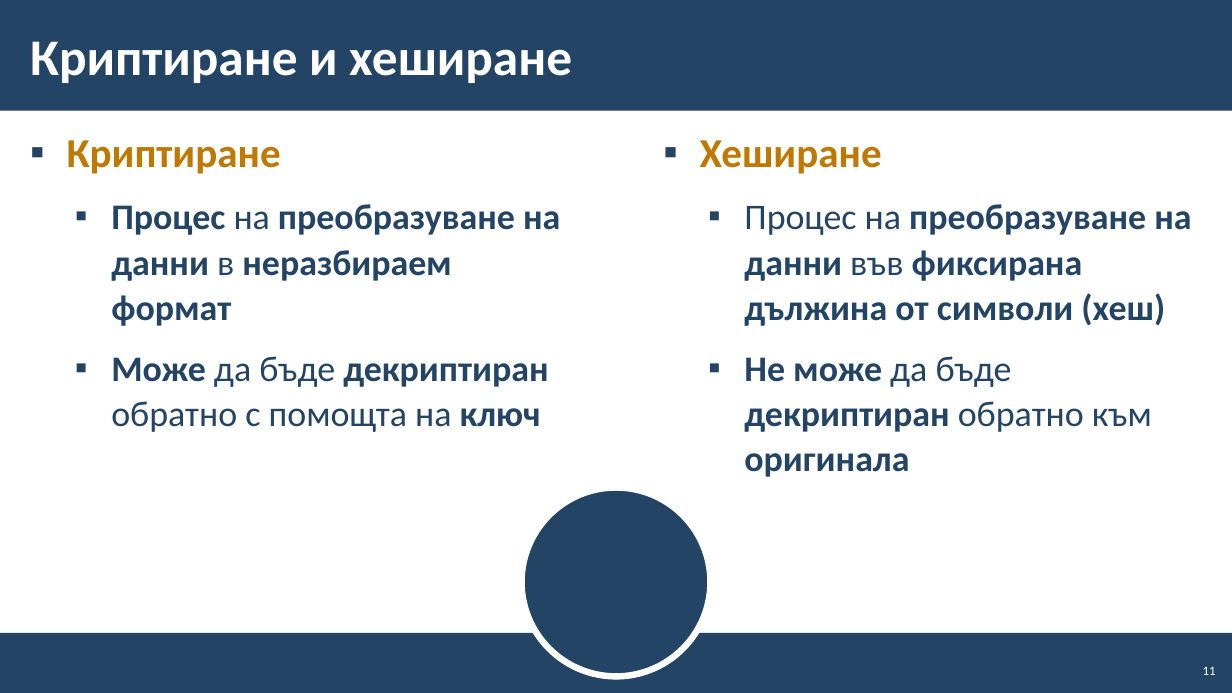
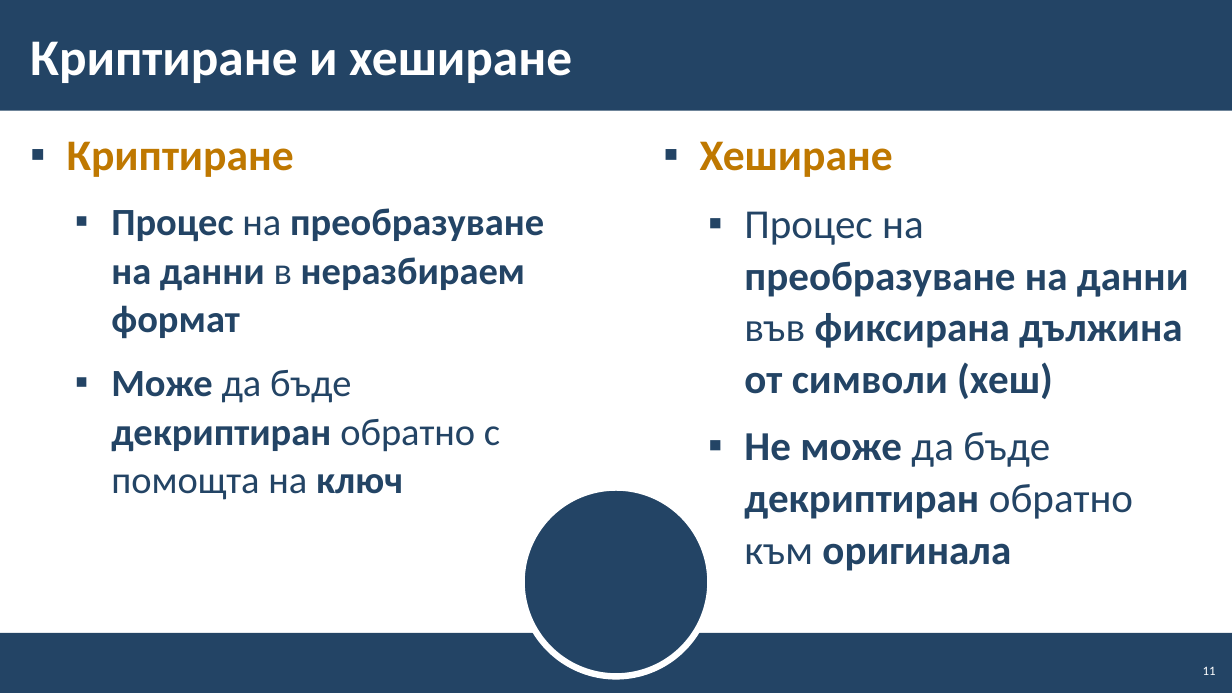
Before and after one commit to BG-IT-Edu/School-Programming, a slide deck: slide 11 of Courses/Software-Sciences/Module-4-Information-Systems-New/12-Implementation-of-Information-System/12-Implementation-of-Information-System-First-Part.pptx. Drawn at 1232x693 pixels with LibreOffice and Linux fonts; fonts in the diff are those of the drawing; background and template pictures are left out. Boxes give left, top, right and bottom in pixels: in the first picture for what was removed or moved away, otherwise in the second. Text is boxed around its words. In the diff, an @@ line names an element or a change of style, - is before the commit and + after.

```diff
--- a/Courses/Software-Sciences/Module-4-Information-Systems-New/12-Implementation-of-Information-System/12-Implementation-of-Information-System-First-Part.pptx
+++ b/Courses/Software-Sciences/Module-4-Information-Systems-New/12-Implementation-of-Information-System/12-Implementation-of-Information-System-First-Part.pptx
@@ text "Криптиране" at box(67, 141, 544, 500): size 32 to 34 pt in "Криптиране"; size 28 to 30 pt in "Процес на преобразуване на данни в неразбираем ...", "Може да бъде декриптиран обратно с помощта ..." @@
@@ text "Хеширане" at box(700, 141, 1189, 571): size 32 to 34 pt in "Хеширане"; size 28 to 32 pt @@
```
Also in this commit, not shown: 12 other slides changed, 1 slide added.
